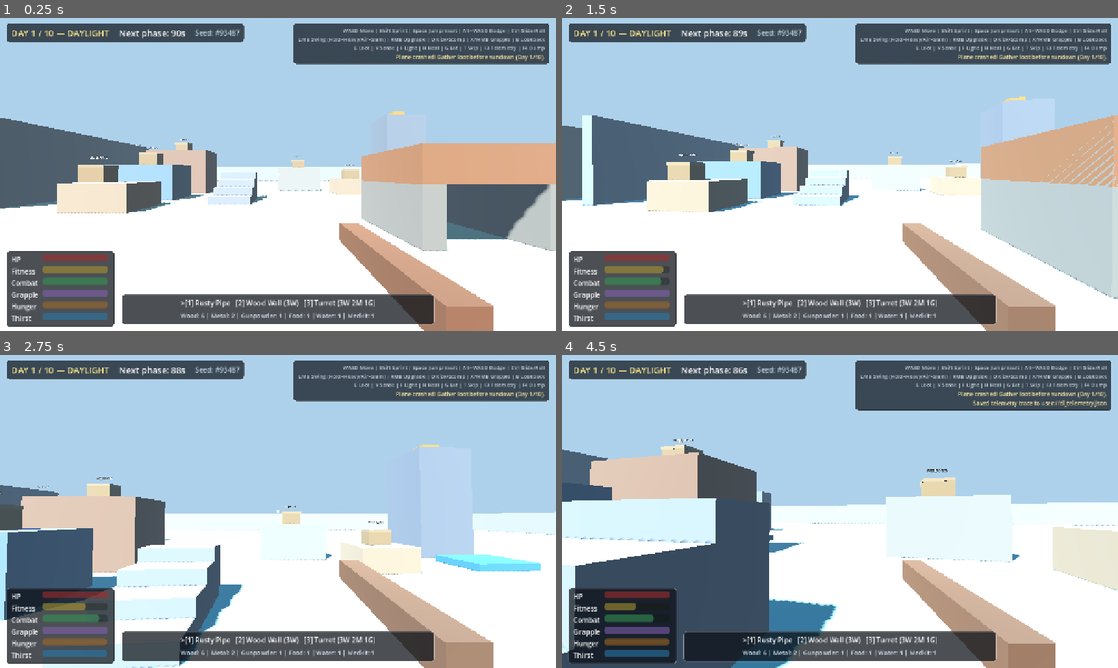
Above: before the commit, frames 1-4 (two rows, left to right).
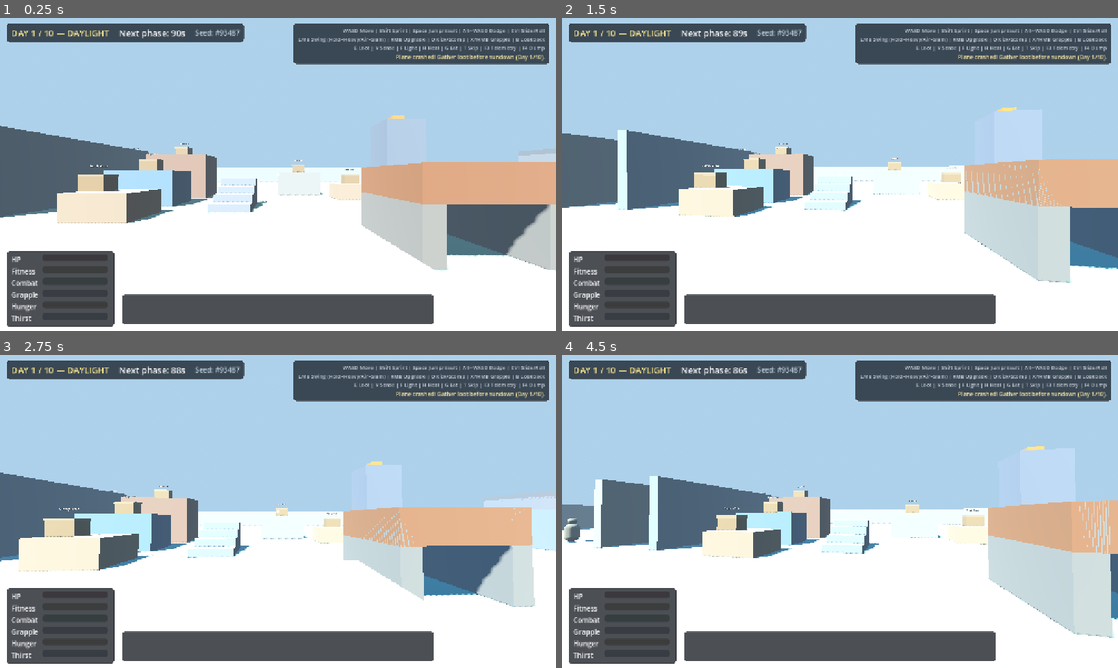
Above: after the commit, the same moments.

Repository: YuriSekaii/Sunfall
Game: Godot game, scene res://scenes/main.tscn
Two runs of this game, one before a commit and one after it. Both use one fixed random seed, a clock stepped at 60 frames per second and the inputs below.
Inputs (mouse positions are in pixels of both pictures, inside the frame that each line leads up to):
- Up to frame 1 (0.25 s): no input
- Up to frame 2 (1.5 s): tap Enter at 0.5 s; move the mouse to (867, 174) at 0.52 s; hold Ctrl (crouch) 0.53-1.28 s; hold W (move_forward) from 0.53 s (still down); click (867, 174) at 0.67 s; tap Space (jump) at 0.77, 1.07 s; tap Alt (dodge) at 0.8, 1.35 s; move the mouse to (812, 174) at 1.27 s
- Up to frame 3 (2.75 s): keep holding W (move_forward); tap Space (jump) at 1.52, 1.82, 2.3 s; tap Shift (sprint) at 1.55 s; move the mouse to (289, 505) at 2.02 s; hold Shift (sprint) from 2.03 s (still down)
- Up to frame 4 (4.5 s): keep holding W (move_forward); move the mouse to (834, 517) at 2.77 s; release Shift (sprint) at 2.78 s; tap Space (jump) at 2.85, 3.02, 3.32, 3.77, 4.07 s; click (834, 517) at 2.92 s; tap Ctrl (crouch) at 3.05 s; move the mouse to (878, 514) at 3.52 s; hold Ctrl (crouch) 3.53-4.28 s; tap Alt (dodge) at 3.8, 4.35 s; tap F4 (dump_telemetry) at 4.15 s; move the mouse to (795, 508) at 4.27 s

The runs differ from the first frame. In frame 1, 17% of the frame differs, in the area x 0-100%, y 29-100%; in frame 2, 21%; in frame 3, 31%; in frame 4, 43%, in the area x 0-100%, y 14-100%.
Error after the commit: Parse Error: Could not find type "RustDLTelemetry" in the current scope. (res://scripts/dl_telemetry.gd:7)

Commit message:
Add Rust GDExtension (godot-rust 0.5.6, api-4-7) and migrate SFX, LootTable, DLReference, and DLTelemetry

Diff:
--- a/scripts/dl_reference.gd
+++ b/scripts/dl_reference.gd
@@ -190,54 +190,31 @@
 
 
 static func compute_slope_slide_factor(slope_deg: float) -> float:
-	if slope_deg <= 0.0:
-		return SLOPE_SLIDE_MIN
-	if slope_deg >= 45.0:
-		return SLOPE_SLIDE_MAX
-	return clampf(slope_deg * SLOPE_SLIDE_COEFF + SLOPE_SLIDE_MIN, SLOPE_SLIDE_MIN, SLOPE_SLIDE_MAX)
+	return RustDLReference.compute_slope_slide_factor(slope_deg)
 
 
 static func compute_fitness_speed_factor(cur_fitness: float, max_fitness: float = 1.0) -> float:
-	var denom := maxf(0.001, 0.3 * max_fitness)
-	return 0.8 + 0.2 * clampf((cur_fitness - 0.2 * max_fitness) / denom, 0.0, 1.0)
+	return RustDLReference.compute_fitness_speed_factor(cur_fitness, max_fitness)
 
 
 static func can_sprint_with_fitness(cur_fitness: float, is_sprint_exhausted: bool) -> bool:
-	return not is_sprint_exhausted and cur_fitness > FITNESS_SPRINT_GATE
+	return RustDLReference.can_sprint_with_fitness(cur_fitness, is_sprint_exhausted)
 
 
 static func compute_breath_oscillation(t: float) -> float:
-	return sin(deg_to_rad(t * FITNESS_BREATH_DEG_PER_SEC)) * FITNESS_BREATH_AMP + 1.0
+	return RustDLReference.compute_breath_oscillation(t)
 
 
 static func compute_look_cosine_slew(norm_t: float, branch_b: bool = false) -> float:
-	var w := 0.30 if branch_b else 0.25
-	return w - cos(clampf(norm_t, 0.0, 1.0) * PI) * w
+	return RustDLReference.compute_look_cosine_slew(norm_t, branch_b)
 
 
 static func compute_edge_leap_velocity(from_pos: Vector3, target_pos: Vector3) -> Vector3:
-	var delta := target_pos - from_pos
-	var horiz := Vector2(delta.x, delta.z)
-	var horiz_len := horiz.length()
-	var dir2 := (horiz / horiz_len) if horiz_len > 0.0001 else Vector2(0.0, -1.0)
-	var flight_t := maxf(0.18, horiz_len * 0.222222) # 1.0 / 4.5 m/s (0x00d104f0)
-	var clamped_dy := minf(delta.y, EDGE_LEAP_PEAK_CLAMP)
-	var vy := clampf((clamped_dy + 0.5 * GRAVITY * flight_t * flight_t) / flight_t, JUMP_VELOCITY * 0.85, JUMP_VELOCITY * 1.25)
-	return Vector3(dir2.x * EDGE_LEAP_HORIZ_SPEED, vy, dir2.y * EDGE_LEAP_HORIZ_SPEED)
+	return RustDLReference.compute_edge_leap_velocity(from_pos, target_pos)
 
 
 static func classify_landing_tier(fall_dist: float, on_amortizer: bool, has_crouch_damping: bool) -> int:
-	if fall_dist < 1.2:
-		return 0 # Tier 0: Soft step/hop
-	if on_amortizer:
-		return 1 # Tier 1: Amortizer cushion landing
-	if fall_dist < 3.5:
-		return 2 # Tier 2: Light landing (CrouchDamper if crouched)
-	if fall_dist < FALL_DAMPING_L2_MIN:
-		return 3 # Tier 3: Medium landing (> 5.0m emits heavy shockwave)
-	if fall_dist <= FALL_DAMPING_L1_MAX and has_crouch_damping:
-		return 4 # Tier 4: CrouchDamperRoll (360° parkour roll)
-	return 5 # Tier 5: Heavy/lethal impact landing
+	return RustDLReference.classify_landing_tier(fall_dist, on_amortizer, has_crouch_damping)
 
 
 # FPP Look/Aim pitch distribution (data/scripts/playeraimlookparamsfpp.scr)
@@ -257,43 +234,12 @@
 
 
 static func compute_fpp_spine_pitch(pitch_rad: float) -> float:
-	# playeraimlookparamsfpp.scr: 100% spine pitch looking up (+70°), 50% pow 1.2 looking down (-89°)
-	if pitch_rad >= 0.0:
-		return pitch_rad * LOOK_DIST_VERT_UP
-	var max_down := deg_to_rad(absf(LOOK_PITCH_MIN_DEG))
-	var norm := clampf(absf(pitch_rad) / max_down, 0.0, 1.0)
-	return -pow(norm, LOOK_DIST_VERT_DOWN_PARAM) * max_down * LOOK_DIST_VERT_DOWN
+	return RustDLReference.compute_fpp_spine_pitch(pitch_rad)
 
 
 static func get_metric_keys() -> PackedStringArray:
-	return PackedStringArray(METRIC_ORDER)
+	return RustDLReference.get_metric_keys()
 
 
 static func evaluate_metric(key: String, actual: float) -> Dictionary:
-	var cfg: Dictionary = SPECS.get(key, {})
-	var label := String(cfg.get("label", key))
-	var spec := float(cfg.get("spec", 0.0))
-	var tol := float(cfg.get("tol", 0.1))
-	var unit := String(cfg.get("unit", ""))
-
-	if cfg.is_empty() or actual < 0.0 or is_nan(actual):
-		return {
-			"key": key,
-			"label": label,
-			"spec": spec,
-			"tol": tol,
-			"actual": actual,
-			"unit": unit,
-			"status": "N/A",
-		}
-
-	var ok := absf(actual - spec) <= tol
-	return {
-		"key": key,
-		"label": label,
-		"spec": spec,
-		"tol": tol,
-		"actual": actual,
-		"unit": unit,
-		"status": "PASS" if ok else "FAIL",
-	}
+	return RustDLReference.evaluate_metric(key, actual)
--- a/scripts/dl_telemetry.gd
+++ b/scripts/dl_telemetry.gd
@@ -4,180 +4,52 @@
 const MAX_FRAMES := 600
 const MAX_TRANSITIONS := 20
 
-var _frames: Array[Dictionary] = []
-var _transitions: Array[Dictionary] = []
-var _metrics: Dictionary = {}
-var _binary_events: Dictionary = {}
-var _last_state: String = ""
-var _last_frame: Dictionary = {}
+var _inner: RustDLTelemetry = RustDLTelemetry.new()
 
 
 func _init() -> void:
-	reset()
+	_inner.reset()
 
 
 func reset() -> void:
-	_frames.clear()
-	_transitions.clear()
-	_metrics.clear()
-	_binary_events = {
-		"last_landing_tier": 0,
-		"last_landing_shockwave": "none",
-		"last_slide_phase": "none",
-		"last_melee_sweep_hits": 0,
-		"last_nm_probe_band": 0,
-		"eye_camera_coupled": false,
-	}
-	_last_state = ""
-	_last_frame = {}
-	for key in DLReference.get_metric_keys():
-		_metrics[key] = -1.0
+	_inner.reset()
 
 
 func record_binary_event(key: String, val: Variant) -> void:
-	_binary_events[key] = val
+	_inner.record_binary_event(key, val)
 
 
 func get_binary_event(key: String, default_val: Variant = null) -> Variant:
-	return _binary_events.get(key, default_val)
+	return _inner.get_binary_event(key, default_val)
 
 
 func record_frame(t: float, state: String, pos: Vector3, vel: Vector3, on_floor: bool, fitness: float, stamina: float, fov: float) -> void:
-	var horiz_speed := Vector2(vel.x, vel.z).length()
-	var vert_speed := vel.y
-	var sample := {
-		"t": snappedf(t, 0.001),
-		"state": state,
-		"pos": [snappedf(pos.x, 0.001), snappedf(pos.y, 0.001), snappedf(pos.z, 0.001)],
-		"vel": [snappedf(vel.x, 0.001), snappedf(vel.y, 0.001), snappedf(vel.z, 0.001)],
-		"horiz_speed": snappedf(horiz_speed, 0.001),
-		"vert_speed": snappedf(vert_speed, 0.001),
-		"on_floor": on_floor,
-		"fitness": snappedf(fitness, 0.001),
-		"stamina": snappedf(stamina, 0.001),
-		"fov": snappedf(fov, 0.01),
-	}
-
-	if _frames.size() >= MAX_FRAMES:
-		_frames.remove_at(0)
-	_frames.append(sample)
-	_last_frame = sample
-
-	if not _last_state.is_empty() and state != _last_state:
-		if _transitions.size() >= MAX_TRANSITIONS:
-			_transitions.remove_at(0)
-		_transitions.append({
-			"t": snappedf(t, 0.001),
-			"from": _last_state,
-			"to": state,
-		})
-	_last_state = state
-
-	match state:
-		"walk":
-			if horiz_speed > 0.5 and horiz_speed <= 3.7:
-				record_metric("walk_speed", horiz_speed, true)
-		"sprint":
-			if horiz_speed > 0.5:
-				record_metric("sprint_speed", horiz_speed, true)
-		"strafe", "back":
-			if horiz_speed > 0.5 and horiz_speed <= 2.7:
-				record_metric("strafe_speed", horiz_speed, true)
-		"crouch":
-			if horiz_speed > 0.3 and horiz_speed <= 1.7:
-				record_metric("crouch_speed", horiz_speed, true)
-		"slide":
-			record_metric("slide_peak", horiz_speed, true)
-		"dodge":
-			record_metric("dodge_speed", horiz_speed, true)
+	_inner.record_frame(t, state, pos, vel, on_floor, fitness, stamina, fov)
 
 
 func record_metric(key: String, val: float, take_max: bool = false) -> void:
-	if take_max and _metrics.has(key) and float(_metrics[key]) >= 0.0:
-		_metrics[key] = maxf(float(_metrics[key]), val)
-	else:
-		_metrics[key] = val
+	_inner.record_metric(key, val, take_max)
 
 
 func get_metric(key: String) -> float:
-	return float(_metrics.get(key, -1.0))
+	return _inner.get_metric(key)
 
 
 func get_frame_count() -> int:
-	return _frames.size()
+	return _inner.get_frame_count()
 
 
 func get_transitions() -> Array[Dictionary]:
-	return _transitions
+	return _inner.get_transitions()
 
 
 func get_comparison_rows() -> Array[Dictionary]:
-	var rows: Array[Dictionary] = []
-	for key in DLReference.get_metric_keys():
-		rows.append(DLReference.evaluate_metric(key, float(_metrics.get(key, -1.0))))
-	return rows
+	return _inner.get_comparison_rows()
 
 
 func format_overlay_text() -> String:
-	var lines := PackedStringArray()
-	if not _last_frame.is_empty():
-		lines.append("DL1 TELEMETRY | State: %s | Vh: %.2f m/s | Vy: %.2f | Floor: %s" % [
-			String(_last_frame["state"]),
-			float(_last_frame["horiz_speed"]),
-			float(_last_frame["vert_speed"]),
-			"Y" if bool(_last_frame["on_floor"]) else "N",
-		])
-		lines.append("Fit: %.2f | Stam: %.2f | FOV: %.1f | Frames: %d/%d" % [
-			float(_last_frame["fitness"]),
-			float(_last_frame["stamina"]),
-			float(_last_frame["fov"]),
-			_frames.size(),
-			MAX_FRAMES,
-		])
-		lines.append("Slide: %s | LandTier: %d (%s) | SweepHits: %d | EyeCam: %s" % [
-			String(_binary_events.get("last_slide_phase", "none")),
-			int(_binary_events.get("last_landing_tier", 0)),
-			String(_binary_events.get("last_landing_shockwave", "none")),
-			int(_binary_events.get("last_melee_sweep_hits", 0)),
-			"ON" if bool(_binary_events.get("eye_camera_coupled", false)) else "PROC",
-		])
-	else:
-		lines.append("DL1 TELEMETRY | Waiting for frames...")
-
-	lines.append("--------------------------------------------------")
-	lines.append("%-13s %7s %7s  %s" % ["METRIC", "SPEC", "ACTUAL", "STATUS"])
-	for row in get_comparison_rows():
-		var act_str := "  --" if String(row["status"]) == "N/A" else ("%6.2f" % float(row["actual"]))
-		lines.append("%-13s %6.2f  %s  [%s]" % [
-			String(row["label"]),
-			float(row["spec"]),
-			act_str,
-			String(row["status"]),
-		])
-
-	if not _transitions.is_empty():
-		lines.append("--------------------------------------------------")
-		var start_idx := maxi(0, _transitions.size() - 4)
-		var tr_strs := PackedStringArray()
-		for i in range(start_idx, _transitions.size()):
-			var tr := _transitions[i]
-			tr_strs.append("%.1fs:%s->%s" % [float(tr["t"]), String(tr["from"]), String(tr["to"])])
-		lines.append("Transitions: " + " | ".join(tr_strs))
-
-	return "\n".join(lines)
+	return _inner.format_overlay_text()
 
 
 func dump_json(path: String) -> bool:
-	var payload := {
-		"frames": _frames,
-		"transitions": _transitions,
-		"metrics": _metrics,
-		"binary_events": _binary_events,
-		"comparison": get_comparison_rows(),
-	}
-	var f := FileAccess.open(path, FileAccess.WRITE)
-	if f == null:
-		return false
-	f.store_string(JSON.stringify(payload, "  "))
-	f.close()
-	return true
+	return _inner.dump_json(path)
--- a/scripts/loot_table.gd
+++ b/scripts/loot_table.gd
@@ -67,46 +67,8 @@
 
 
 static func weapon_stats(tier: int) -> Dictionary:
-	return WEAPONS.get(clampi(tier, 1, 3), WEAPONS[1])
+	return RustLootTable.weapon_stats(tier)
 
 
 static func roll_container(run_seed: int, container_id: int, pool: String, day: int) -> Dictionary:
-	var cfg: Dictionary = POOLS.get(pool, POOLS["supply"])
-	var rng := RandomNumberGenerator.new()
-	var pool_hash := 0
-	for i in pool.length():
-		pool_hash = pool_hash * 31 + pool.unicode_at(i)
-	rng.seed = abs(run_seed * 73856093 ^ container_id * 19349663 ^ day * 83492791 ^ pool_hash)
-
-	var items: Dictionary = {}
-	var roll_range: Array = cfg["rolls"]
-	var roll_count := rng.randi_range(roll_range[0], roll_range[1])
-	var entries: Array = cfg["entries"]
-	var total_weight := 0
-	for entry in entries:
-		total_weight += int(entry["weight"])
-
-	for _r in roll_count:
-		var pick := rng.randi_range(1, total_weight)
-		var acc := 0
-		for entry in entries:
-			acc += int(entry["weight"])
-			if pick <= acc:
-				var item_name: String = entry["item"]
-				var qty := rng.randi_range(int(entry["min"]), int(entry["max"]))
-				items[item_name] = int(items.get(item_name, 0)) + qty
-				break
-
-	var weapon_tier := 0
-	var bonus_chance := minf(0.20, float(maxi(0, day - 1)) * 0.03)
-	if rng.randf() < float(cfg["weapon_chance"]) + bonus_chance:
-		var max_t := int(cfg["max_weapon_tier"])
-		if max_t >= 3 and rng.randf() < (0.45 if pool == "lab" else 0.15):
-			weapon_tier = 3
-		else:
-			weapon_tier = 2
-
-	return {
-		"items": items,
-		"weapon_tier": weapon_tier,
-	}
+	return RustLootTable.roll_container(run_seed, container_id, pool, day)
--- a/scripts/sfx.gd
+++ b/scripts/sfx.gd
@@ -65,24 +65,9 @@
 
 
 static func _synth(duration: float, f0: float, f1: float, amp: float, noise_mix: float) -> AudioStreamWAV:
-	var count := maxi(1, int(duration * MIX_RATE))
-	var data := PackedByteArray()
-	data.resize(count * 2)
-	var phase := 0.0
-	var rng := RandomNumberGenerator.new()
-	rng.seed = int(f0 * 100.0 + f1)
-	for i in count:
-		var t := float(i) / float(count)
-		var env := (1.0 - t) * (1.0 - t)
-		var freq := lerpf(f0, f1, t)
-		phase += TAU * freq / float(MIX_RATE)
-		var tone := sin(phase)
-		var noise := rng.randf_range(-1.0, 1.0)
-		var sample := clampf((tone * (1.0 - noise_mix) + noise * noise_mix) * amp * env, -1.0, 1.0)
-		data.encode_s16(i * 2, int(sample * 32767.0))
 	var wav := AudioStreamWAV.new()
 	wav.format = AudioStreamWAV.FORMAT_16_BITS
 	wav.mix_rate = MIX_RATE
 	wav.stereo = false
-	wav.data = data
+	wav.data = RustSfxSynth.synth_pcm16(duration, f0, f1, amp, noise_mix, MIX_RATE)
 	return wav
--- a/tests/verify_prototype.gd
+++ b/tests/verify_prototype.gd
@@ -15,6 +15,12 @@
 
 
 func _run_checks() -> void:
+	# 0. Verify Rust GDExtension native classes and PCM synth are loaded
+	for cls in [&"RustSfxSynth", &"RustLootTable", &"RustDLReference", &"RustDLTelemetry"]:
+		_check(ClassDB.class_exists(cls), "Rust GDExtension class '%s' must be loaded" % String(cls))
+	var pcm := RustSfxSynth.synth_pcm16(0.10, 340.0, 120.0, 0.5, 0.3, 22050)
+	_check(pcm.size() == 2205 * 2, "RustSfxSynth.synth_pcm16 must emit expected 16-bit PCM byte length")
+
 	# 1. LootTable determinism and non-empty items for crash, supply, lab
 	for pool in ["crash", "supply", "lab"]:
 		var roll_a := LootTable.roll_container(42424, 7, pool, 1)
Not shown, added: addons/sunfall_rust/sunfall_rust.gdextension.uid
Not shown, changed: AGENTS.md
Not shown, added: addons/sunfall_rust/bin/sunfall_rust.dll
Not shown, added: addons/sunfall_rust/sunfall_rust.gdextension
Not shown, added: rust/Cargo.lock
Not shown, added: rust/src/dl_reference.rs
Not shown, added: rust/src/dl_telemetry.rs
Not shown, added: rust/src/lib.rs
Not shown, added: rust/src/loot_table.rs
Not shown, added: rust/src/sfx.rs
